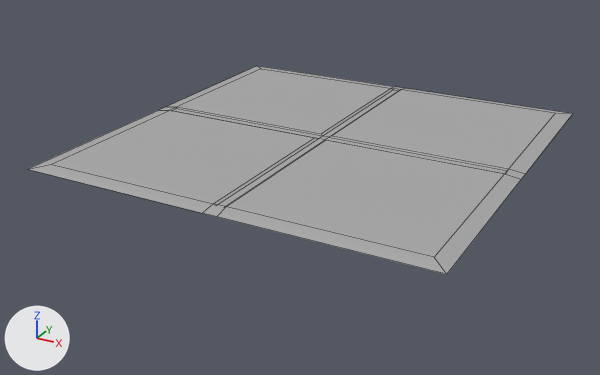
Before and after pictures for a commit that changed the FBX model Models/StructureModules/Floor.fbx.
Rendered twice from a camera (50 mm lens) standing at (0.0177, -0.0347, 0.0144) and looking at (-0.0007, -0.0012, -0.0023). Arrows for +X, +Y and +Z are at lower left; the lights stay in place. Mesh edges are drawn as thin lines. Where no turn or scale is listed for an object, it has been applied to the vertices.

In view in the first picture: 'Floor'.
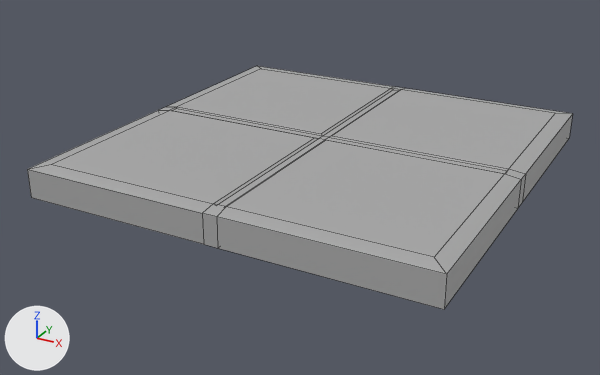
Commit message: Fix floors

The edits, one by one:
me_mesh is used by ob_floor; location (-0.01, 0.01, 0.0).
me_mesh had 40 vertices, 33 faces and spanned x 0.0..0.02, y -0.02..0.0, z 0.0..0.0001.
me_mesh now has 56 vertices, 54 faces and spans x 0.0..0.02, y -0.02..0.0, z -0.0014..0.0001.
Part 1, on me_mesh:
4 vertices are added at (0.0103, -0.0104, -0.0014), (0.0103, -0.0096, -0.0014), (0.0097, -0.0104, -0.0014), (0.0097, -0.0096, -0.0014).
12 new vertices lie (0.0, 0.0, -0.0014) away from vertices in x 0.0..0.02, y -0.02..0.0, z 0.0.
21 new faces join them.

Location of each change, (x1, y1, x2, y2) in pixels of the pictures (600 x 375 px):
'Floor', reshaped (17% taller): before (28, 66, 572, 274); after (27, 66, 573, 309)
part 1 of me_mesh, added: after (27, 114, 573, 309)
